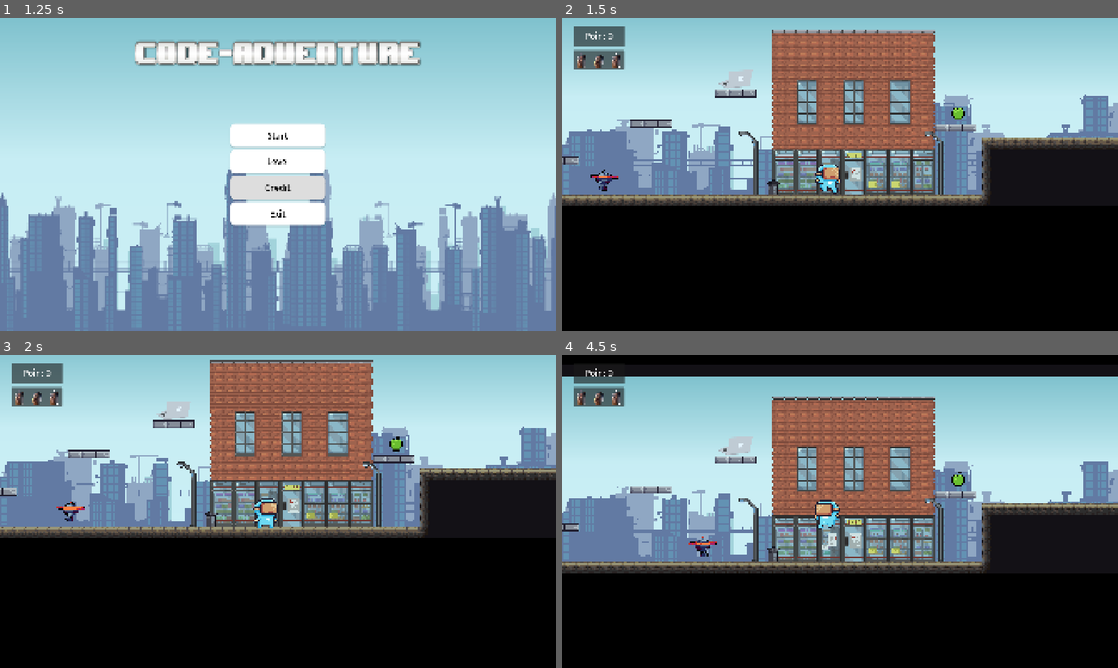
Above: before the commit, frames 1-4 (two rows, left to right).
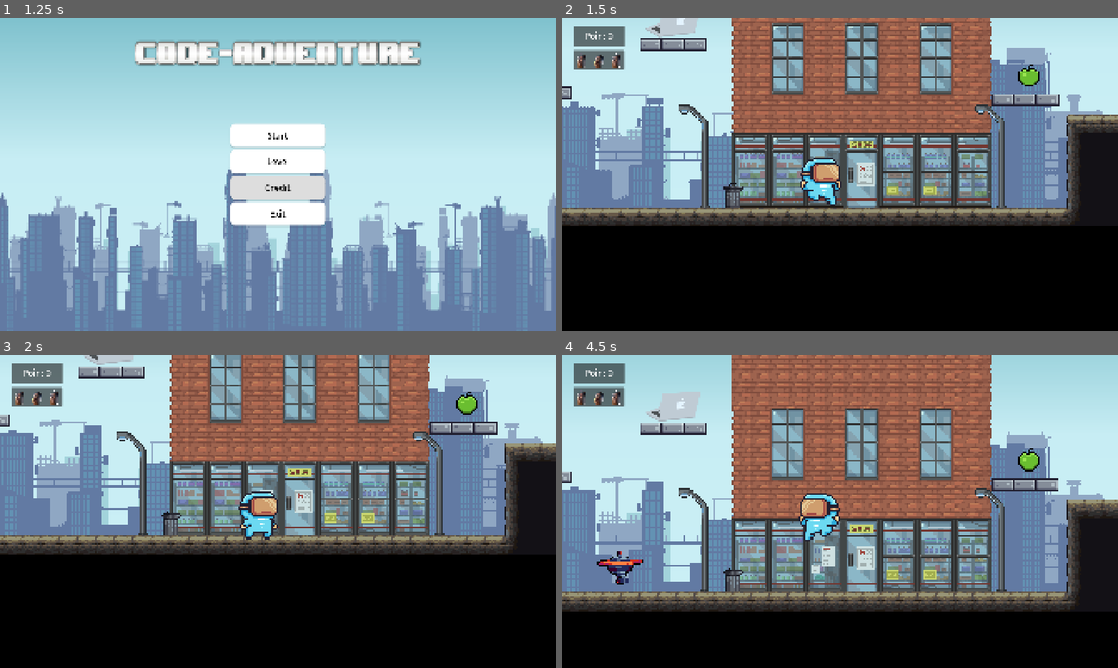
Above: after the commit, the same moments.

Repository: WanaRB/code-adventure
Game: Godot game, scene res://scenes/Tampilan/main_menu.tscn
Same seed, same stepped clock (60 frames per second), same inputs: the game is played once before the commit and once after it. Sound files missing from this copy of the repository are replaced by a short silence.
Inputs (mouse positions are in pixels of both pictures, inside the frame that each line leads up to):
- Up to frame 1 (1.25 s): click "Credit" at 0.5 s
- Up to frame 2 (1.5 s): click "Start" at 1.25 s
- Up to frame 3 (2 s): no input
- Up to frame 4 (4.5 s): move the mouse to (962, 495) at 2.02 s; hold E (interact) 2.03-2.75 s; click (962, 495) at 2.17 s; tap D (kanan) at 2.3 s; drag from (728, 527) to (728, 408) at 2.77 s; move the mouse to (895, 442) at 3.52 s; tap A (kiri) at 3.6 s; click (895, 442) at 3.67 s; tap W (lompat) at 3.8 s; drag from (812, 574) to (956, 473) at 4.27 s

Frame 1 is identical in both runs. In frame 2, 50% of the frame differs, in the area x 0-100%, y 0-67%; in frame 3, 48%; in frame 4, 64%, in the area x 0-100%, y 0-82%.

Commit message:
perbaikan mobile control + kamera

Diff:
--- a/MobileControls.gd.gd
+++ b/MobileControls.gd.gd
@@ -1,65 +1,45 @@
 extends CanvasLayer
 
-# ╔══════════════════════════════════════════════════════════════════════════════╗
-# ║              KONFIGURASI UKURAN & POSISI TOMBOL MOBILE                     ║
-# ║                                                                            ║
-# ║  Semua angka dalam pixel. Koordinat (0,0) = pojok kiri atas layar.         ║
-# ║                                                                            ║
-# ║  Cara mengatur posisi tombol:                                              ║
-# ║    PAD_LEFT   → geser tombol KIRI/KANAN menjauhi tepi kiri                 ║
-# ║    PAD_RIGHT  → geser tombol LOMPAT/E menjauhi tepi kanan                  ║
-# ║    PAD_BOTTOM → naikkan semua tombol dari tepi bawah (angka lebih besar   ║
-# ║                 = tombol lebih tinggi dari bawah layar)                    ║
-# ║    GAP_DIR    → jarak antara tombol KIRI dan KANAN                         ║
-# ║    GAP_ACTION → jarak antara tombol E dan LOMPAT                           ║
-# ║                                                                            ║
-# ║  Cara mengatur ukuran tombol:                                              ║
-# ║    BTN_DIR_SIZE    → ukuran tombol ◄ dan ► (lebih besar = lebih mudah tap) ║
-# ║    BTN_JUMP_SIZE   → ukuran tombol LOMPAT (sedikit lebih besar dari arah)  ║
-# ║    BTN_E_SIZE      → ukuran tombol INTERAKSI (E)                           ║
-# ╚══════════════════════════════════════════════════════════════════════════════╝
+# ─── KONFIGURASI ──────────────────────────────────────────────────────────────
+# Ukuran tombol (pixel) — perbesar jika terlalu kecil di HP kamu
+const BTN_DIR_SIZE    := 110.0   ## Ukuran tombol KIRI dan KANAN
+const BTN_JUMP_SIZE   := 130.0   ## Ukuran tombol LOMPAT
+const BTN_E_SIZE      := 95.0    ## Ukuran tombol INTERAKSI (E)
 
-# ─── Ukuran tombol ────────────────────────────────────────────────────────────
-const BTN_DIR_SIZE    := 200.0   ## Ukuran tombol kiri & kanan (pixel)
-const BTN_JUMP_SIZE   := 200.0  ## Ukuran tombol lompat (pixel)
-const BTN_E_SIZE      := 200.0   ## Ukuran tombol interaksi E (pixel)
+# Posisi dari tepi layar (pixel)
+# PAD_BOTTOM → naikkan angka = tombol naik dari bawah
+# PAD_LEFT   → naikkan angka = tombol arah menjauh dari tepi kiri
+# PAD_RIGHT  → naikkan angka = tombol lompat menjauh dari tepi kanan
+const PAD_LEFT        := 40.0
+const PAD_RIGHT       := 40.0
+const PAD_BOTTOM      := 60.0
+const GAP_DIR         := 16.0    ## Jarak antara tombol kiri dan kanan
+const GAP_ACTION      := 16.0    ## Jarak antara tombol E dan lompat
 
-# ─── Posisi (jarak dari tepi layar) ──────────────────────────────────────────
-const PAD_LEFT        := 200.0   ## Jarak tombol kiri dari tepi kiri layar
-const PAD_RIGHT       := 200.0   ## Jarak tombol lompat dari tepi kanan layar
-const PAD_BOTTOM      := 200.0   ## Jarak semua tombol dari tepi bawah layar
-const GAP_DIR         := 200.0   ## Jarak antara tombol kiri dan kanan
-const GAP_ACTION      := 100.0   ## Jarak antara tombol E dan Lompat
+const OPACITY_IDLE    := 0.55
+const OPACITY_PRESSED := 0.95
 
-# ─── Tampilan ─────────────────────────────────────────────────────────────────
-const OPACITY_IDLE    := 0.70   ## Transparansi tombol saat tidak ditekan (0.0–1.0)
-const OPACITY_PRESSED := 0.95   ## Transparansi tombol saat ditekan
-
-# ─── Path gambar tombol ───────────────────────────────────────────────────────
-# Tombol kiri  → dpad_element_west.png
-# Tombol kanan → dpad_element_east.png
-# Tombol lompat → dpad_element_south.png  (dibalik vertikal agar panah ke atas)
-# Tombol E     → button_circle.png + label "E"
-const IMG_KIRI   := "res://assets/image/MobileUI/dpad_element_east.png"
-const IMG_KANAN  := "res://assets/image/MobileUI/dpad_element_west.png"
+# Path gambar — pastikan file ini ada di project
+const IMG_KIRI   := "res://assets/image/MobileUI/dpad_element_west.png"
+const IMG_KANAN  := "res://assets/image/MobileUI/dpad_element_east.png"
 const IMG_LOMPAT := "res://assets/image/MobileUI/dpad_element_south.png"
 const IMG_E      := "res://assets/image/MobileUI/button_circle.png"
 
-# ─── State internal ────────────────────────────────────────────────────────────
-var _finger_action : Dictionary = {}   # finger_index → action string
-var _button_rects  : Dictionary = {}   # action string → Rect2
-var _button_visuals: Dictionary = {}   # action string → Control node
+# ─── State ────────────────────────────────────────────────────────────────────
+var _finger_action : Dictionary = {}
+var _button_rects  : Dictionary = {}
+var _button_visuals: Dictionary = {}
 
 # ─── Lifecycle ────────────────────────────────────────────────────────────────
 func _ready():
-	# Deteksi mobile: cek fitur platform Godot (reliable di HTML5)
+	# Hanya muncul di web mobile (Android/iOS) — tidak di laptop/PC
 	var is_mobile := OS.has_feature("web_android") or OS.has_feature("web_ios")
 	if not is_mobile:
 		queue_free()
 		return
 
 	layer        = 10
-	process_mode = Node.PROCESS_MODE_ALWAYS   # Tetap aktif saat game di-pause
+	process_mode = Node.PROCESS_MODE_ALWAYS
 	_build_ui()
 
 # ─── Build UI ─────────────────────────────────────────────────────────────────
@@ -67,67 +47,57 @@
 	var W := float(get_viewport().get_visible_rect().size.x)
 	var H := float(get_viewport().get_visible_rect().size.y)
 
-	# ── Tombol KIRI ──
-	_tambah_gambar("kiri",
+	_tambah("kiri",
 		Rect2(PAD_LEFT, H - PAD_BOTTOM - BTN_DIR_SIZE, BTN_DIR_SIZE, BTN_DIR_SIZE),
 		IMG_KIRI, "", false)
 
-	# ── Tombol KANAN ──
-	_tambah_gambar("kanan",
-		Rect2(PAD_LEFT + BTN_DIR_SIZE + GAP_DIR, H - PAD_BOTTOM - BTN_DIR_SIZE,
-			BTN_DIR_SIZE, BTN_DIR_SIZE),
+	_tambah("kanan",
+		Rect2(PAD_LEFT + BTN_DIR_SIZE + GAP_DIR,
+			H - PAD_BOTTOM - BTN_DIR_SIZE, BTN_DIR_SIZE, BTN_DIR_SIZE),
 		IMG_KANAN, "", false)
 
-	# ── Tombol LOMPAT (kanan bawah) — gambar dibalik agar panah ke atas ──
-	_tambah_gambar("lompat",
-		Rect2(W - PAD_RIGHT - BTN_JUMP_SIZE, H - PAD_BOTTOM - BTN_JUMP_SIZE,
-			BTN_JUMP_SIZE, BTN_JUMP_SIZE),
-		IMG_LOMPAT, "", false)   # flip = true
+	_tambah("lompat",
+		Rect2(W - PAD_RIGHT - BTN_JUMP_SIZE,
+			H - PAD_BOTTOM - BTN_JUMP_SIZE, BTN_JUMP_SIZE, BTN_JUMP_SIZE),
+		IMG_LOMPAT, "", true)
 
-	# ── Tombol E / INTERACT (kiri dari lompat) ──
-	_tambah_gambar("interact",
+	_tambah("interact",
 		Rect2(W - PAD_RIGHT - BTN_JUMP_SIZE - GAP_ACTION - BTN_E_SIZE,
 			H - PAD_BOTTOM - BTN_E_SIZE, BTN_E_SIZE, BTN_E_SIZE),
 		IMG_E, "E", false)
 
-func _tambah_gambar(action: String, rect: Rect2,
-		img_path: String, label_text: String, flip_v: bool):
+func _tambah(action: String, rect: Rect2, img: String, lbl_text: String, flip: bool):
 	_button_rects[action] = rect
+	var c := Control.new()
+	c.position     = rect.position
+	c.size         = rect.size
+	c.mouse_filter = Control.MOUSE_FILTER_IGNORE
+	c.modulate.a   = OPACITY_IDLE
+	add_child(c)
 
-	# Container agar gambar + label bisa ditumpuk
-	var container := Control.new()
-	container.position = rect.position
-	container.size     = rect.size
-	container.mouse_filter = Control.MOUSE_FILTER_IGNORE
-	add_child(container)
+	if img != "" and ResourceLoader.exists(img):
+		var t := TextureRect.new()
+		t.texture      = load(img)
+		t.set_anchors_preset(Control.PRESET_FULL_RECT)
+		t.stretch_mode = TextureRect.STRETCH_KEEP_ASPECT_CENTERED
+		t.flip_v       = flip
+		t.mouse_filter = Control.MOUSE_FILTER_IGNORE
+		c.add_child(t)
 
-	# Gambar tombol
-	if img_path != "" and ResourceLoader.exists(img_path):
-		var tex_rect := TextureRect.new()
-		tex_rect.texture = load(img_path)
-		tex_rect.set_anchors_preset(Control.PRESET_FULL_RECT)
-		tex_rect.stretch_mode = TextureRect.STRETCH_KEEP_ASPECT_CENTERED
-		if flip_v:
-			tex_rect.flip_v = true
-		tex_rect.mouse_filter = Control.MOUSE_FILTER_IGNORE
-		container.add_child(tex_rect)
+	if lbl_text != "":
+		var l := Label.new()
+		l.text = lbl_text
+		l.set_anchors_preset(Control.PRESET_FULL_RECT)
+		l.horizontal_alignment = HORIZONTAL_ALIGNMENT_CENTER
+		l.vertical_alignment   = VERTICAL_ALIGNMENT_CENTER
+		l.add_theme_font_size_override("font_size", int(rect.size.x * 0.38))
+		l.add_theme_color_override("font_color", Color(1, 1, 1, 0.9))
+		l.mouse_filter = Control.MOUSE_FILTER_IGNORE
+		c.add_child(l)
 
-	# Label opsional (untuk tombol E)
-	if label_text != "":
-		var lbl := Label.new()
-		lbl.text = label_text
-		lbl.set_anchors_preset(Control.PRESET_FULL_RECT)
-		lbl.horizontal_alignment = HORIZONTAL_ALIGNMENT_CENTER
-		lbl.vertical_alignment   = VERTICAL_ALIGNMENT_CENTER
-		lbl.add_theme_font_size_override("font_size", int(rect.size.x * 0.40))
-		lbl.add_theme_color_override("font_color", Color(1, 1, 1, 0.9))
-		lbl.mouse_filter = Control.MOUSE_FILTER_IGNORE
-		container.add_child(lbl)
+	_button_visuals[action] = c
 
-	container.modulate.a    = OPACITY_IDLE
-	_button_visuals[action] = container
-
-# ─── Input multitouch ─────────────────────────────────────────────────────────
+# ─── Multitouch input ─────────────────────────────────────────────────────────
 func _input(event: InputEvent):
 	if event is InputEventScreenTouch:
 		if event.pressed:
@@ -137,14 +107,11 @@
 					break
 		else:
 			_release(event.index)
-
 	elif event is InputEventScreenDrag:
 		if _finger_action.has(event.index):
 			var cur: String = _finger_action[event.index]
-			# Jari keluar dari tombolnya → lepas
 			if not _button_rects[cur].has_point(event.position):
 				_release(event.index)
-				# Pindah ke tombol lain jika ada
 				for action in _button_rects:
 					if _button_rects[action].has_point(event.position):
 						_press(event.index, action)
@@ -152,11 +119,12 @@
 
 func _press(finger: int, action: String):
 	if _finger_action.get(finger, "") == action:
-		return   # Sudah aktif, tidak perlu dobel
+		return
 	if _finger_action.has(finger):
-		_release(finger)   # Lepas tombol lama dulu
+		_release(finger)
 	_finger_action[finger] = action
 	Input.action_press(action)
+	# Untuk interact: kirim event satu kali (just_pressed)
 	if action == "interact":
 		var ev := InputEventAction.new()
 		ev.action  = "interact"
@@ -170,18 +138,16 @@
 		return
 	var action: String = _finger_action[finger]
 	_finger_action.erase(finger)
-	# Hanya release jika tidak ada jari lain yang memegang tombol yang sama
-	var masih_dipegang := false
+	var masih_aktif := false
 	for a in _finger_action.values():
 		if a == action:
-			masih_dipegang = true
+			masih_aktif = true
 			break
-	if not masih_dipegang:
+	if not masih_aktif:
 		Input.action_release(action)
 	if _button_visuals.has(action):
 		_button_visuals[action].modulate.a = OPACITY_IDLE
 
-# ─── Cleanup ──────────────────────────────────────────────────────────────────
 func _exit_tree():
 	for action in _button_rects:
 		Input.action_release(action)
--- a/script/tampilan/camera_2d.gd
+++ b/script/tampilan/camera_2d.gd
@@ -1,5 +1,33 @@
 extends Camera2D
 
+# ─── KONFIGURASI KAMERA ───────────────────────────────────────────────────────
+
+## Zoom kamera. Angka LEBIH BESAR = lebih dekat ke player.
+## 1.0 = normal, 1.5 = 50% lebih dekat, 2.0 = 2x lebih dekat.
+## Ubah nilai ini untuk mengatur seberapa dekat kamera ke player.
+@export var zoom_level: float = 1.6
+
+## Batas kiri kamera (pixel). Player tidak akan melihat area di kiri nilai ini.
+## Set ke 0 untuk batas kiri map.
+@export var limit_kiri: int   = 0
+
+## Batas kanan kamera (pixel). Ukur lebar map di editor lalu isi di sini.
+@export var limit_kanan: int  = 3840
+
+## Batas atas kamera (pixel). Set ke 0 atau nilai negatif jika map tinggi.
+@export var limit_atas: int   = -200
+
+## Batas bawah kamera (pixel). Ukur tinggi map di editor lalu isi di sini.
+@export var limit_bawah: int  = 1080
+
 func _ready() -> void:
-	# Script ini IS node Camera2D-nya, jadi pakai self, bukan $Camera2D
 	CameraDirector.register_camera(self)
+
+	# Terapkan zoom
+	zoom = Vector2(zoom_level, zoom_level)
+
+	# Terapkan limit agar kamera tidak keluar melewati batas map
+	limit_left   = limit_kiri
+	limit_right  = limit_kanan
+	limit_top    = limit_atas
+	limit_bottom = limit_bawah
--- a/script/tampilan/main_menu.gd
+++ b/script/tampilan/main_menu.gd
@@ -1,27 +1,25 @@
 extends Control
 
-
-# Called when the node enters the scene tree for the first time.
 func _ready() -> void:
-	pass # Replace with function body.
-
-
-# Called every frame. 'delta' is the elapsed time since the previous frame.
-func _process(delta: float) -> void:
 	pass
-
 
 func _on_button_start_pressed() -> void:
 	get_tree().change_scene_to_file("res://scenes/Tampilan/level_1.tscn")
 
-
 func _on_button_level_pressed() -> void:
 	get_tree().change_scene_to_file("res://scenes/Tampilan/level_select.tscn")
 
-
 func _on_button_credit_pressed() -> void:
-	pass # Replace with function body.
-
+	pass
 
 func _on_button_exit_pressed() -> void:
-	get_tree().quit()
+	if OS.has_feature("web"):
+		# HTML5: tampilkan konfirmasi lalu tutup tab via JavaScript
+		JavaScriptBridge.eval("""
+			if (confirm('Yakin ingin keluar dari game?')) {
+				window.close();
+			}
+		""")
+	else:
+		# Desktop: langsung quit
+		get_tree().quit()
Not shown, changed: builds/web/index.html
